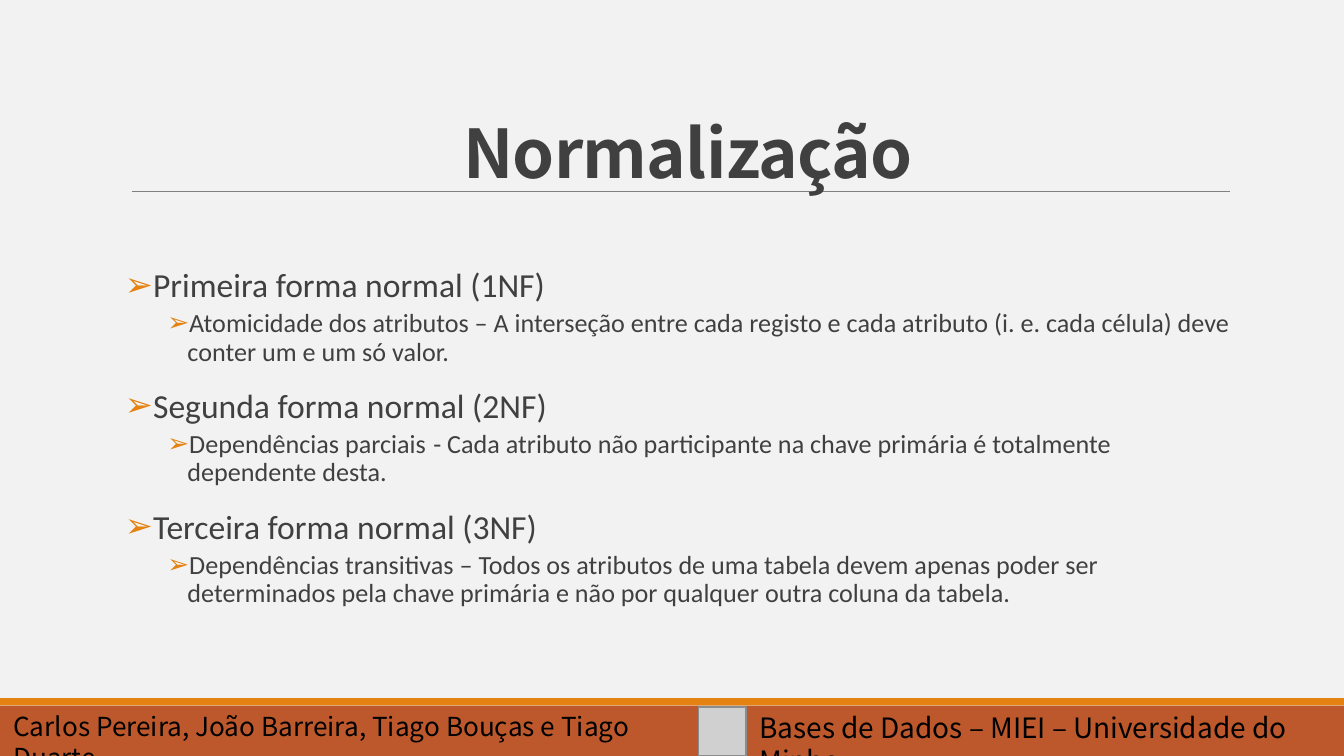
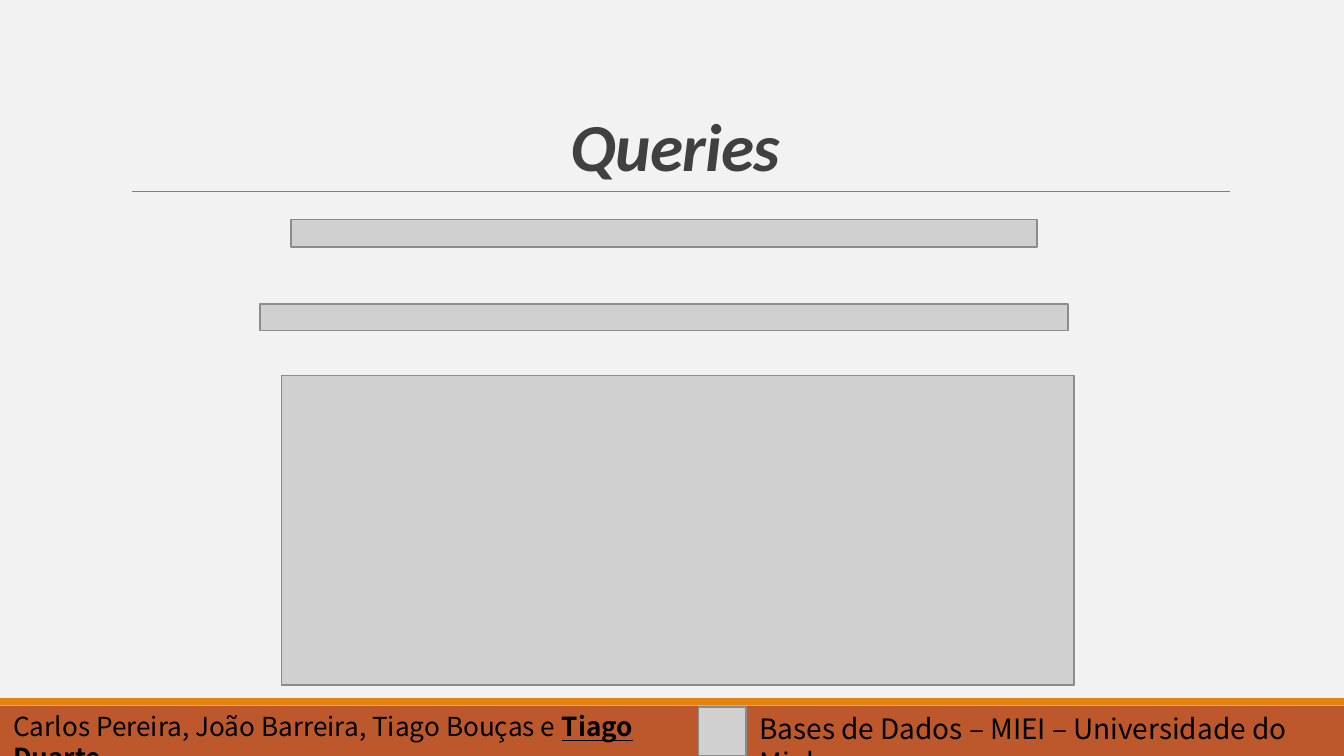
Before and after one commit to barreira/bd-1617, a slide deck: slide 15 of Slides_apresentação.pptx (slide 9 before the commit). Drawn at 1344x756 pixels with LibreOffice and Linux fonts; fonts in the diff are those of the drawing; grey boxes stand for pictures. Boxes give left, top, right and bottom in pixels: in the first picture for what was removed or moved away, otherwise in the second. Text is boxed around its words. In the diff, an @@ line names an element or a change of style, - is before the commit and + after.

```diff
--- a/Slides_apresentação.pptx
+++ b/Slides_apresentação.pptx
@@ title at [571, 124, 780, 180]: text changed; font Noto Sans CJK JP to Calibri; italic on @@
-Normalização
+Queries
@@ picture added at [292, 219, 1038, 247] @@
@@ text removed at [153, 272, 1229, 606] @@
-➢ Primeira forma normal (1NF)
-    ➢ Atomicidade dos atributos – A interseção entre cada registo e cada atributo (i. e. cada célula) deve conter um e um só valor.
-➢ Segunda forma normal (2NF)
-    ➢ Dependências parciais - Cada atributo não participante na chave primária é totalmente dependente desta.
-➢ Terceira forma normal (3NF)
-    ➢ Dependências transitivas – Todos os atributos de uma tabela devem apenas poder ser determinados pela chave primária e não por qualquer outra coluna da tabela.
@@ picture added at [261, 304, 1068, 331] @@
@@ picture added at [281, 376, 1074, 685] @@
@@ text "Carlos Pereira, João Barreira, Tiago ..." at [13, 715, 633, 743]: bold on, underline on in "Tiago Duarte" @@
```
Also in this commit, not shown: 11 other slides changed, 4 slides added.
